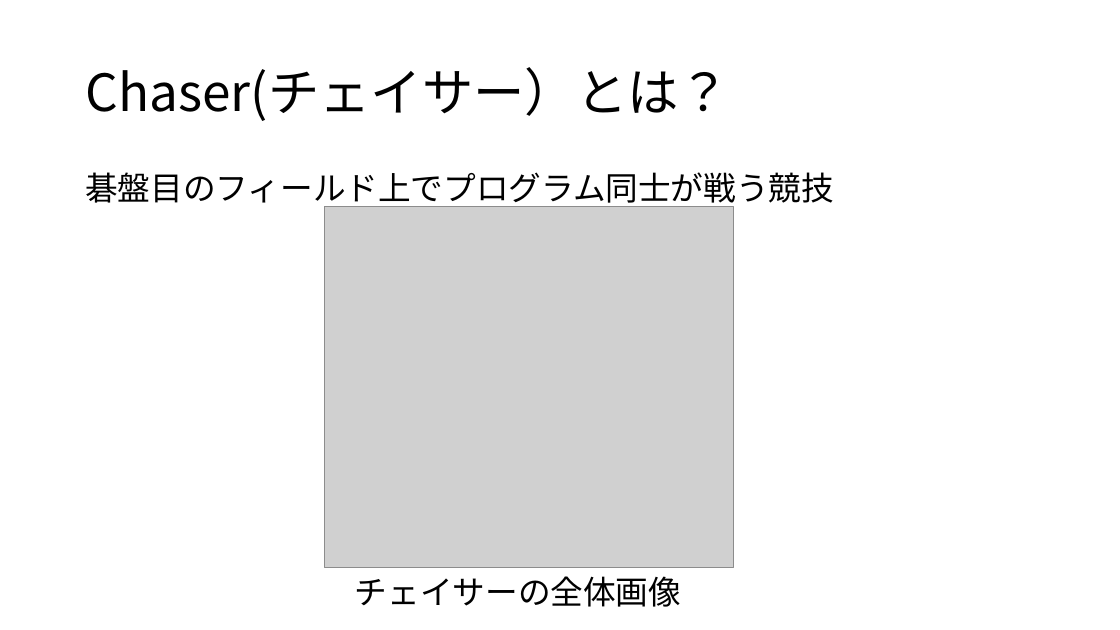
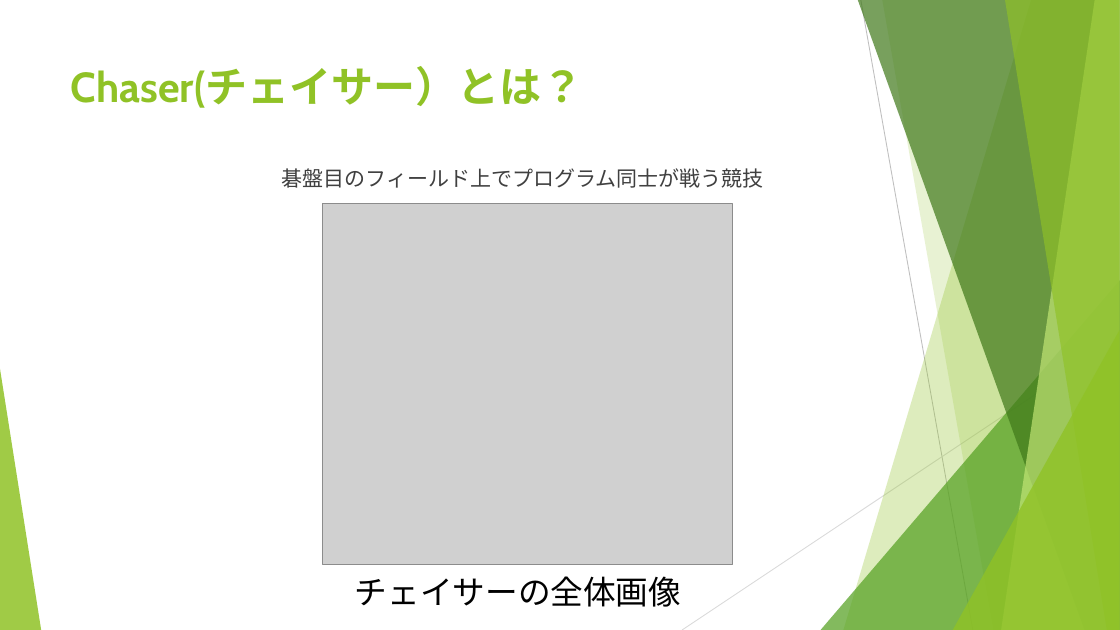
Before and after one commit to noko1024/ChaserDoc, a slide deck: slide 2 of New_U-16.pptx. Drawn at 1120x630 pixels with LibreOffice and Linux fonts; fonts in the diff are those of the drawing; grey boxes stand for pictures. Boxes give left, top, right and bottom in pixels: in the first picture for what was removed or moved away, otherwise in the second. Text is boxed around its words. In the diff, an @@ line names an element or a change of style, - is before the commit and + after.

```diff
--- a/New_U-16.pptx
+++ b/New_U-16.pptx
@@ title "Chaser(チェイサー）とは？": place and size @@
-title "Chaser(チェイサー）とは？" at bbox=[85, 67, 730, 121]
+title "Chaser(チェイサー）とは？" at bbox=[71, 67, 584, 108]
@@ title "Chaser(チェイサー）とは？" at bbox=[71, 67, 584, 108]: size 44 to 36 pt, font Noto Sans CJK JP to Cabin, text colour #000000 to #90C226, bold on; line spacing 0.9 to 1; vertical alignment middle to top @@
@@ text "碁盤目のフィールド上でプログラム同士が戦う競技": place and size @@
-text "碁盤目のフィールド上でプログラム同士が戦う競技" at bbox=[85, 172, 834, 208]
+text "碁盤目のフィールド上でプログラム同士が戦う競技" at bbox=[282, 168, 764, 188]
@@ text "碁盤目のフィールド上でプログラム同士が戦う競技" at bbox=[282, 168, 764, 188]: size 28 to 18 pt, font Noto Sans CJK JP to Cabin, text colour #000000 to #404040; line spacing 0.9 to 1 @@
@@ group added at bbox=[0, 0, 1120, 630]: 5 freeform shapes, 3 triangles, 2 lines @@
@@ text "チェイサーの全体画像" at bbox=[355, 576, 681, 607]: font Noto Sans CJK JP to Cabin @@
```
Also in this commit, not shown: 15 other slides changed, 6 slides added.
